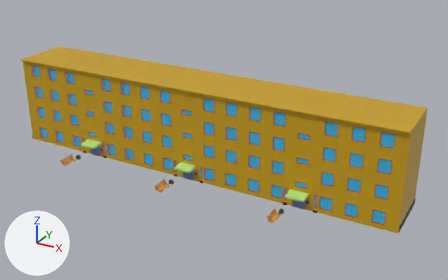
One commit to the Blender file assets/models/builds/fourStoryBuilding.blend: the scene before it, then after it.
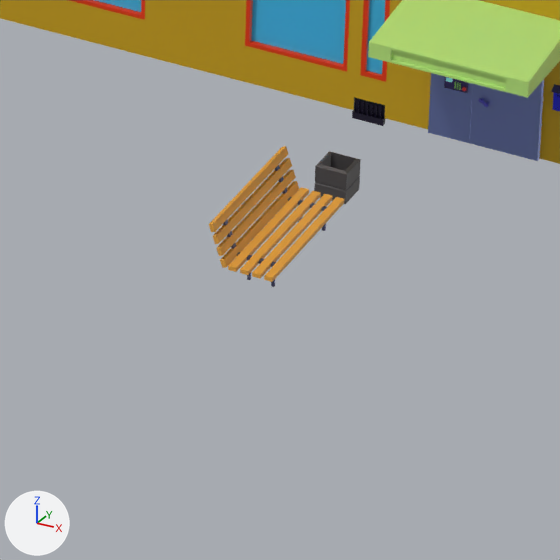
The first picture shows the older version from a 50 mm lens placed at (50.4, -84.2, 48.3), pointed at (4.7, -1.1, 6.7). The close-ups show both versions on the part from 54% to 69% of the width and 68% to 91% of the height of that picture. Lighting does not change. The marker at lower left points along +X, +Y and +Z.

The first close-up shows 'Entrance3', 'main'.
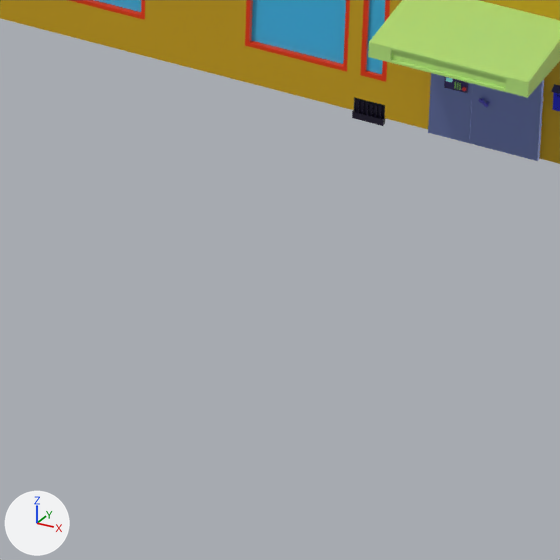
The edits, one by one:
col_entrance2 (col_entrance2) loses the line: col_entrance2.objects.link(ob_bench)
col_entrance2 (col_entrance2) loses the line: col_entrance2.objects.link(ob_trash)
Object 'bench' (ob_bench) is deleted.
Object 'trash' (ob_trash) is deleted.

What differs and where, as boxes (x1, y1, x2, y2) in the close-ups (560 x 560 px):
'Entrance3', reshaped: before (209, 0, 560, 287); after (368, 0, 560, 161)
